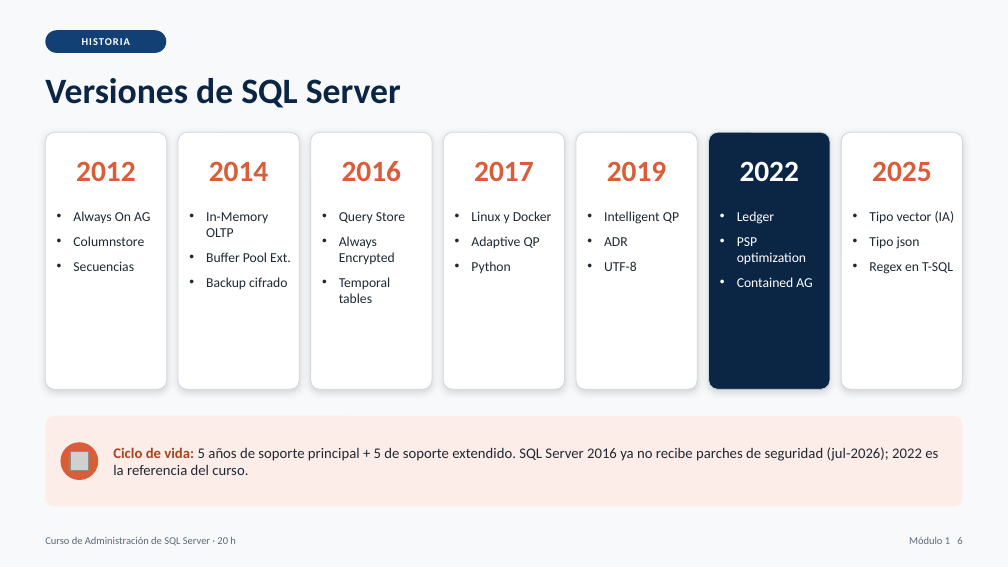
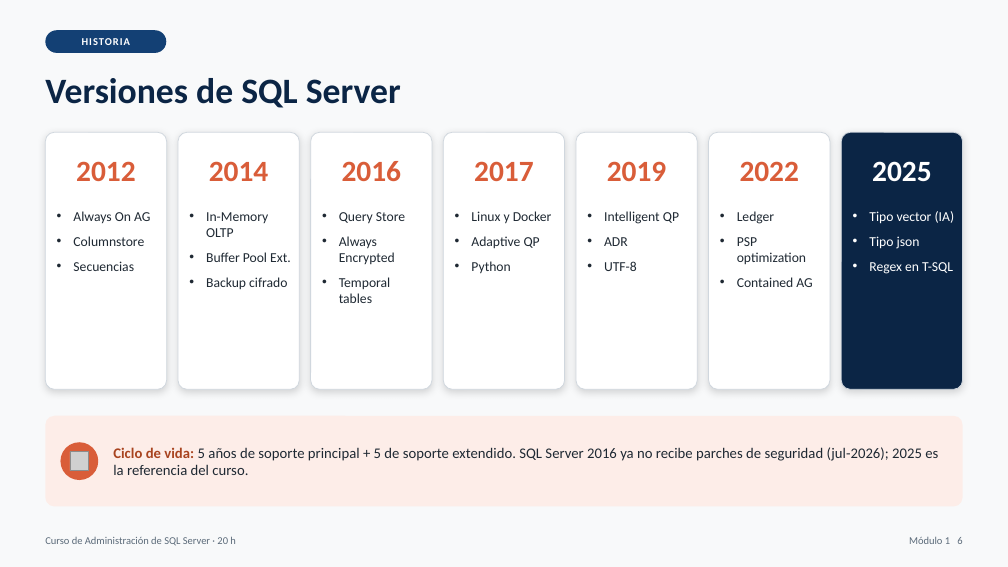
Before and after one commit to masalinas/training-sqlserver, a slide deck: slide 6 of curso_sql_server_dba_20h.pptx. Drawn at 1008x567 pixels with LibreOffice and Linux fonts; fonts in the diff are those of the drawing; grey boxes stand for pictures. Boxes give left, top, right and bottom in pixels: in the first picture for what was removed or moved away, otherwise in the second. Text is boxed around its words. In the diff, an @@ line names an element or a change of style, - is before the commit and + after.

Commit message:
add vector database slide and update default sql version from 2022 to 2025

```diff
--- a/curso_sql_server_dba_20h.pptx
+++ b/curso_sql_server_dba_20h.pptx
@@ text "2022" at (740,161,799,181): text colour #FFFFFF to #D95D39 @@
@@ rounded rectangle at (709,132,830,389): fill #0B2545 to #FFFFFF @@
@@ text "2025" at (872,161,931,182): text colour #D95D39 to #FFFFFF @@
@@ rounded rectangle at (842,132,963,389): fill #FFFFFF to #0B2545 @@
@@ text "Ledger" at (737,211,812,287): text colour #FFFFFF to #1F2933 @@
@@ text "Tipo vector (IA)" at (869,211,955,274): text colour #1F2933 to #FFFFFF @@
@@ text at (113,447,938,475): text changed @@
-Ciclo de vida: 5 años de soporte principal + 5 de soporte extendido. SQL Server 2016 ya no recibe parches de seguridad (jul-2026); 2022 es la referencia del curso.
+Ciclo de vida: 5 años de soporte principal + 5 de soporte extendido. SQL Server 2016 ya no recibe parches de seguridad (jul-2026); 2025 es la referencia del curso.
```
Also in this commit, not shown: 67 other slides changed, 1 slide added, 21 other files.
